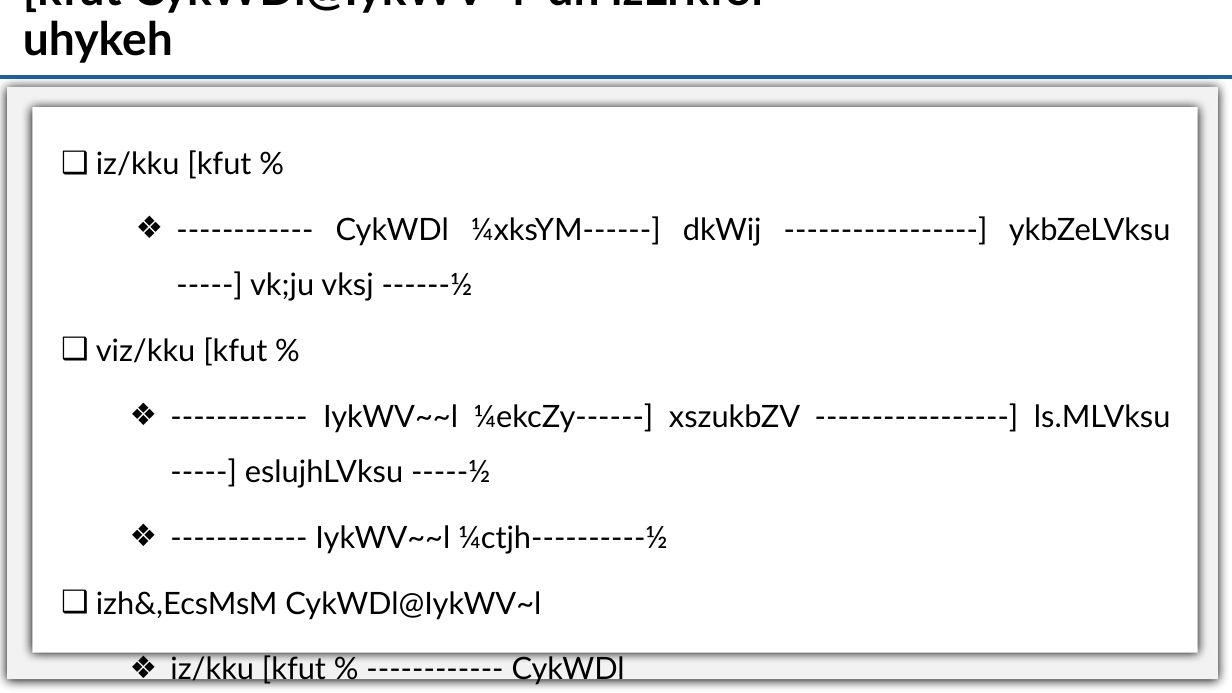
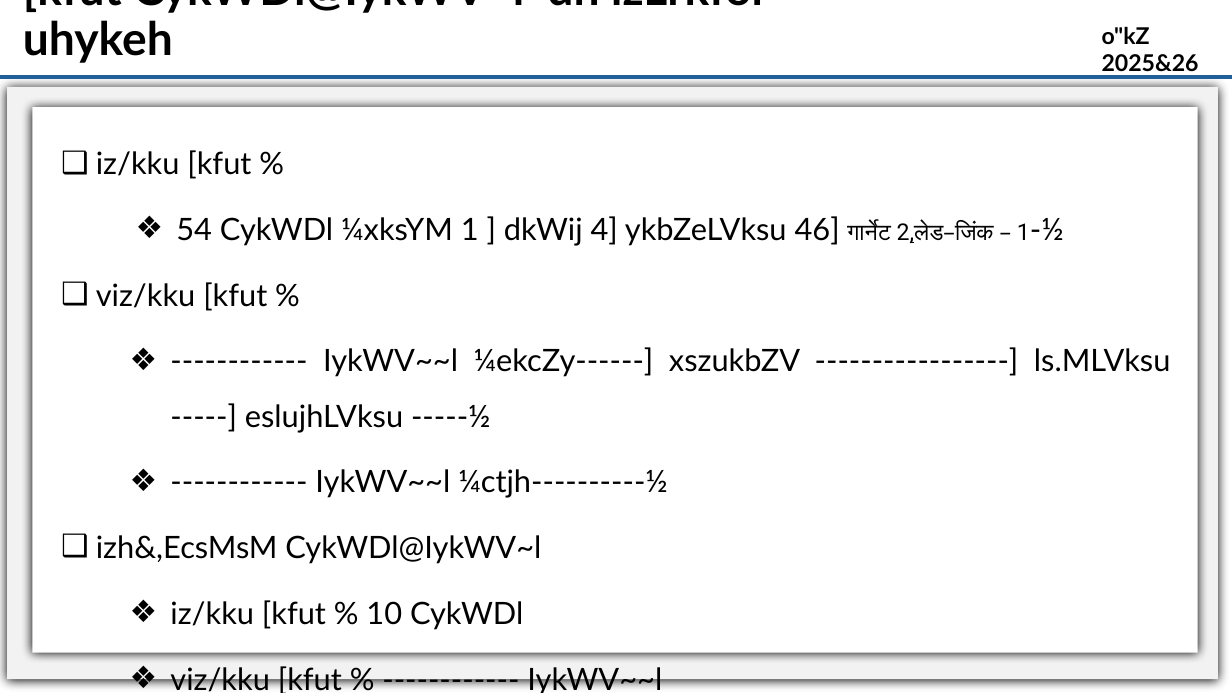
Before and after one commit to ITMSAnalyticsTeam/Common_Folder, a slide deck: slide 11 of HCM_Meeting_5_5_2026.pptx. Drawn at 1232x693 pixels with LibreOffice and Linux fonts; fonts in the diff are those of the drawing. Boxes give left, top, right and bottom in pixels: in the first picture for what was removed or moved away, otherwise in the second. Text is boxed around its words. In the diff, an @@ line names an element or a change of style, - is before the commit and + after.

Commit message:
update

```diff
--- a/HCM_Meeting_5_5_2026.pptx
+++ b/HCM_Meeting_5_5_2026.pptx
@@ text added at (1102, 26, 1199, 77), 18 pt, text #000000, bold @@
+o"kZ 2025&26
@@ text at (176, 216, 1064, 246): text changed @@
-❖ ------------ CykWDl ¼xksYM------] dkWij -----------------] ykbZeLVksu -----] vk;ju vksj ------½
+❖ 54 CykWDl ¼xksYM 1 ] dkWij 4] ykbZeLVksu 46] गार्नेट 2,लेड–जिंक – 1-½
@@ text at (170, 600, 523, 630): text changed @@
-❖ iz/kku [kfut % ------------ CykWDl
+❖ iz/kku [kfut % 10 CykWDl
```
Also in this commit, not shown: 3 other slides changed, 1 slide added.
